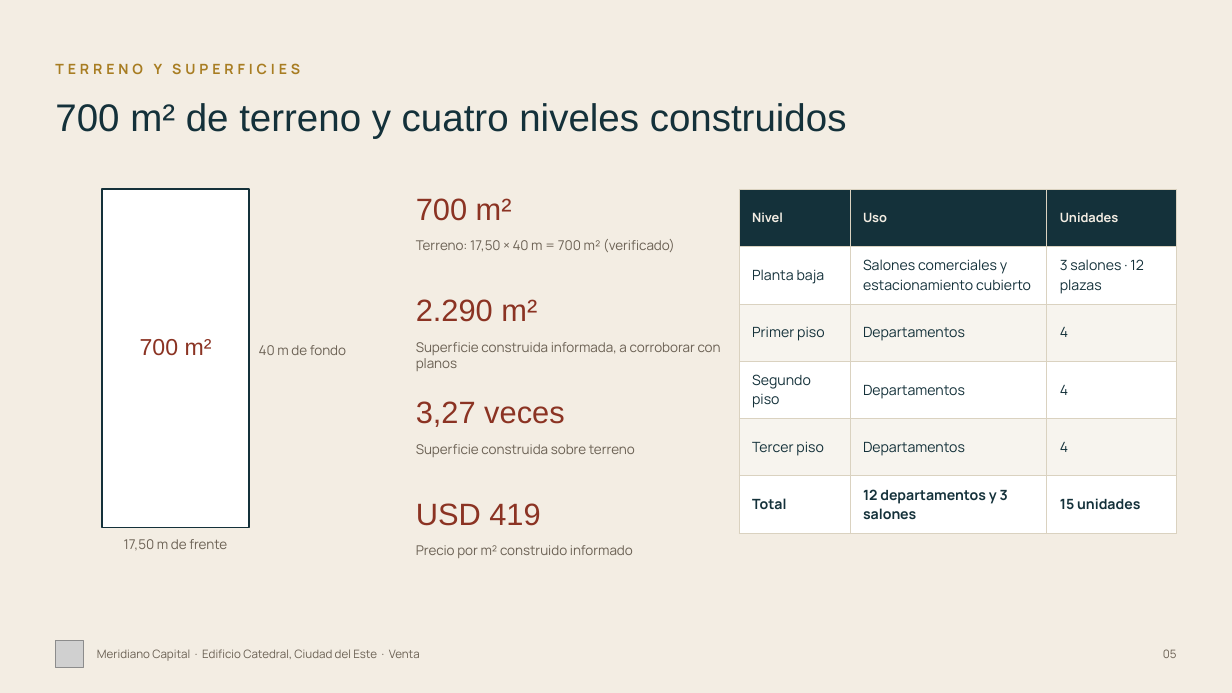
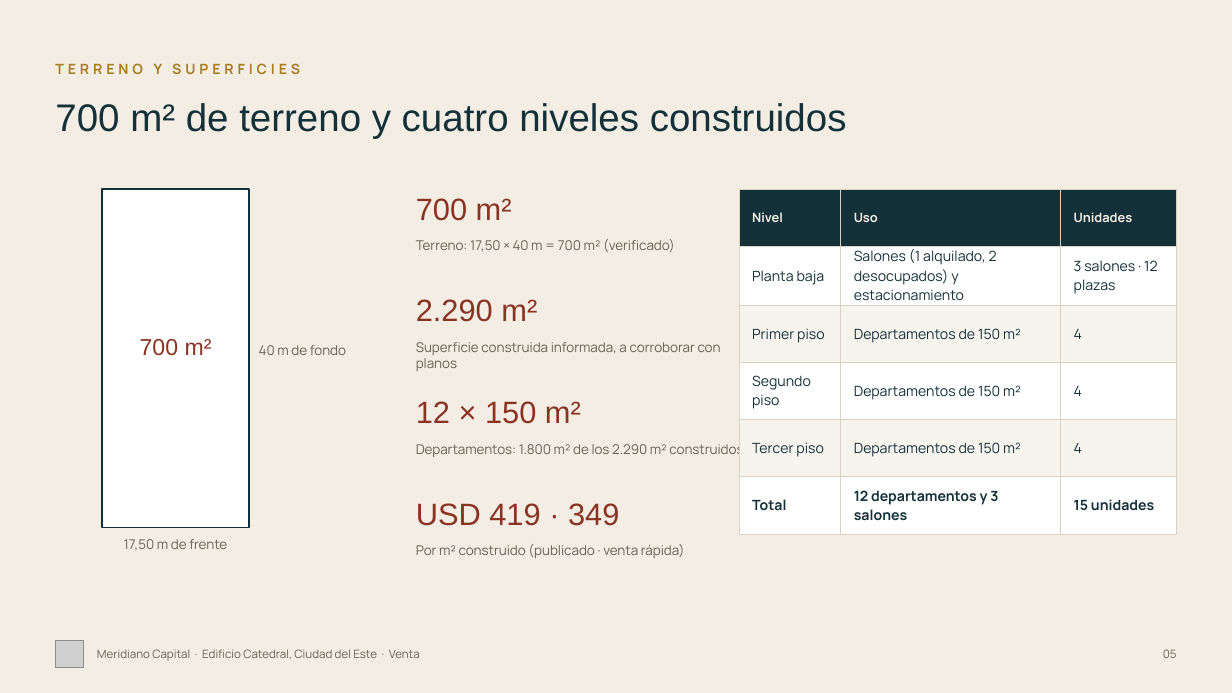
Before and after one commit to juanjosecastillo608/Meridiano-Capital, a slide deck: slide 5 of projects/meridiano-capital/presentaciones/edificio-catedral/entregables/Edificio_Catedral_Meridiano_FINAL.pptx. Drawn at 1232x693 pixels with LibreOffice and Linux fonts; fonts in the diff are those of the drawing; grey boxes stand for pictures. Boxes give left, top, right and bottom in pixels: in the first picture for what was removed or moved away, otherwise in the second. Text is boxed around its words. In the diff, an @@ line names an element or a change of style, - is before the commit and + after.

```diff
--- a/projects/meridiano-capital/presentaciones/edificio-catedral/entregables/Edificio_Catedral_Meridiano_FINAL.pptx
+++ b/projects/meridiano-capital/presentaciones/edificio-catedral/entregables/Edificio_Catedral_Meridiano_FINAL.pptx
@@ table at [739, 189, 1177, 525] @@
-row 2, column 2: Salones comerciales y estacionamiento cubierto
+row 2, column 2: Salones (1 alquilado, 2 desocupados) y estacionamiento
-row 3, column 2: Departamentos
+row 3, column 2: Departamentos de 150 m²
-row 4, column 2: Departamentos
+row 4, column 2: Departamentos de 150 m²
-row 5, column 2: Departamentos
+row 5, column 2: Departamentos de 150 m²
@@ text at [416, 401, 581, 424]: text changed @@
-3,27 veces
+12 × 150 m²
@@ text at [416, 444, 743, 457]: text changed @@
-Superficie construida sobre terreno
+Departamentos: 1.800 m² de los 2.290 m² construidos
@@ text at [416, 503, 619, 526]: text changed @@
-USD 419
+USD 419 · 349
@@ text at [416, 544, 685, 558]: text changed @@
-Precio por m² construido informado
+Por m² construido (publicado · venta rápida)
```
Also in this commit, not shown: 11 other slides changed, 16 other files.
